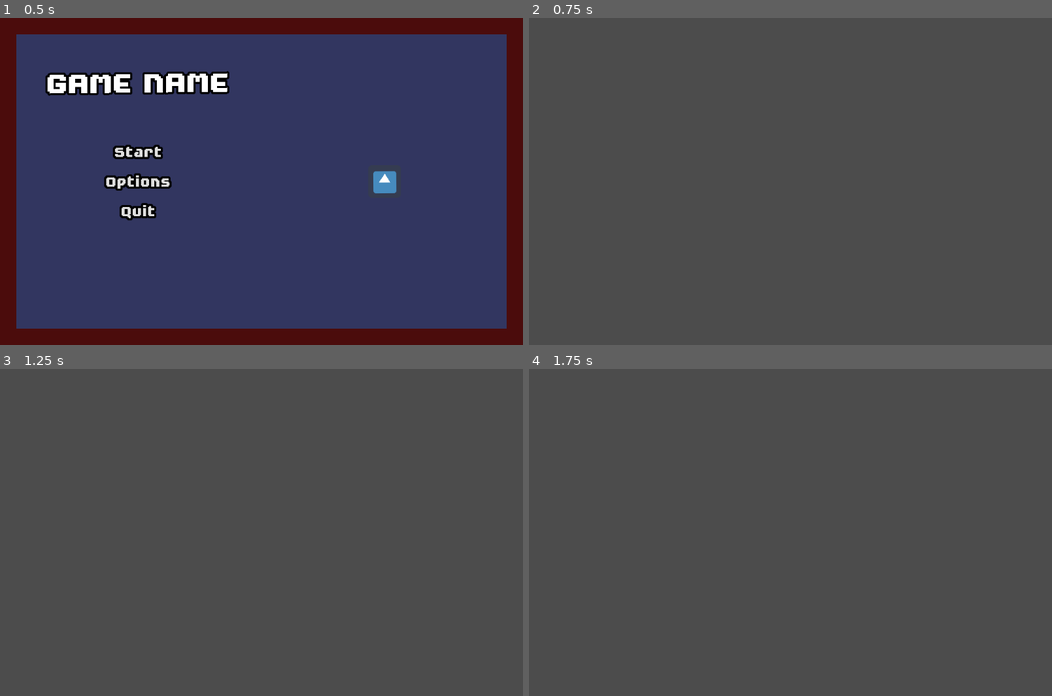
Above: before the commit, frames 1-4 (two rows, left to right).
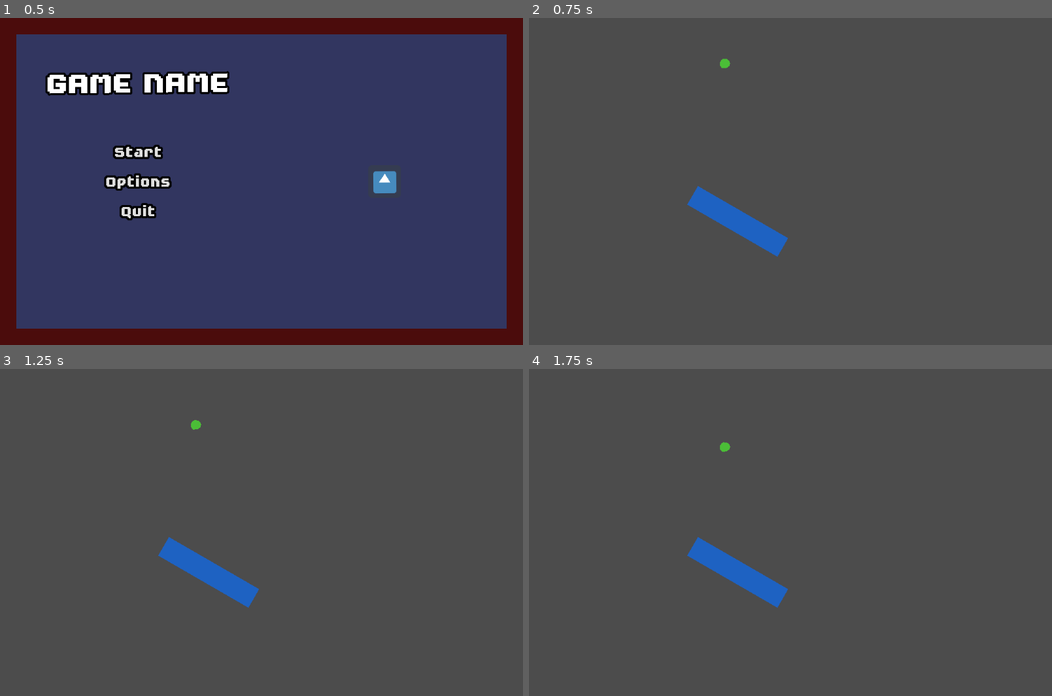
Above: after the commit, the same moments.

Repository: rkblake/TexasGameJam2021
Game: Godot game, scene res://scenes/main.tscn
The game is run twice, just before and just after one commit, with the same random seed, the same clock (stepped at 60 frames per second) and the same inputs. The engine's default icon, where the game draws it, is replaced by a stand-in: a white triangle on a blue panel in a dark square.
Inputs (mouse positions are in pixels of both pictures, inside the frame that each line leads up to):
- Up to frame 1 (0.5 s): no input
- Up to frame 2 (0.75 s): click "Start" at 0.5 s
- Up to frame 3 (1.25 s): no input
- Up to frame 4 (1.75 s): tap Enter at 1.25 s; move the mouse to (905, 516) at 1.27 s

Frame 1 is identical in both runs. In frame 2, 1.4% of the frame differs, in the area x 30-50%, y 12-73%; in frame 3, 1.4%; in frame 4, 1.4%.

Commit message:
added physics objects

Diff:
--- a/scenes/Game.tscn
+++ b/scenes/Game.tscn
@@ -1,6 +1,42 @@
-[gd_scene load_steps=2 format=2]
+[gd_scene load_steps=4 format=2]
 
 [ext_resource path="res://scripts/Game.gd" type="Script" id=1]
 
+[sub_resource type="CircleShape2D" id=2]
+
+[sub_resource type="RectangleShape2D" id=1]
+extents = Vector2( 101.374, 20.6331 )
+
 [node name="Game" type="Node2D"]
 script = ExtResource( 1 )
+
+[node name="GUI" type="CanvasLayer" parent="."]
+
+[node name="RigidBody2D" type="RigidBody2D" parent="."]
+position = Vector2( 383.567, 87.2763 )
+
+[node name="CollisionShape2D" type="CollisionShape2D" parent="RigidBody2D"]
+shape = SubResource( 2 )
+
+[node name="Polygon2D" type="Polygon2D" parent="RigidBody2D"]
+color = Color( 0.298039, 0.74902, 0.219608, 1 )
+polygon = PoolVector2Array( 3.47395, 8.86186, 9.09261, 4.74152, 10.2163, -0.127975, 8.71803, -4.62291, 4.22311, -8.36867, -3.26843, -9.11783, -7.38878, -6.12122, -9.63624, -2.00087, -9.26166, 5.11609, -5.51589, 9.61102 )
+
+[node name="StaticBody2D" type="StaticBody2D" parent="."]
+position = Vector2( 330.751, 328.878 )
+rotation = 0.523598
+__meta__ = {
+"_edit_group_": true
+}
+
+[node name="CollisionShape2D" type="CollisionShape2D" parent="StaticBody2D"]
+position = Vector2( 101.749, 20.5051 )
+shape = SubResource( 1 )
+
+[node name="ColorRect" type="ColorRect" parent="StaticBody2D"]
+margin_right = 204.0
+margin_bottom = 42.0
+color = Color( 0.121569, 0.388235, 0.764706, 1 )
+__meta__ = {
+"_edit_use_anchors_": false
+}
--- a/scripts/Game.gd
+++ b/scripts/Game.gd
@@ -1,4 +1,13 @@
 extends Node2D
+
+onready var options_scene: PackedScene = preload('res://scenes/Options.tscn')
 
 func _ready():
 	pass
+
+
+func _input(event) -> void:
+	if Input.is_action_just_pressed('ui_cancel'):
+		#TODO pause all physics objects
+		var options = options_scene.instance()
+		$GUI.add_child(options)
Not shown, added: export_presets.cfg
